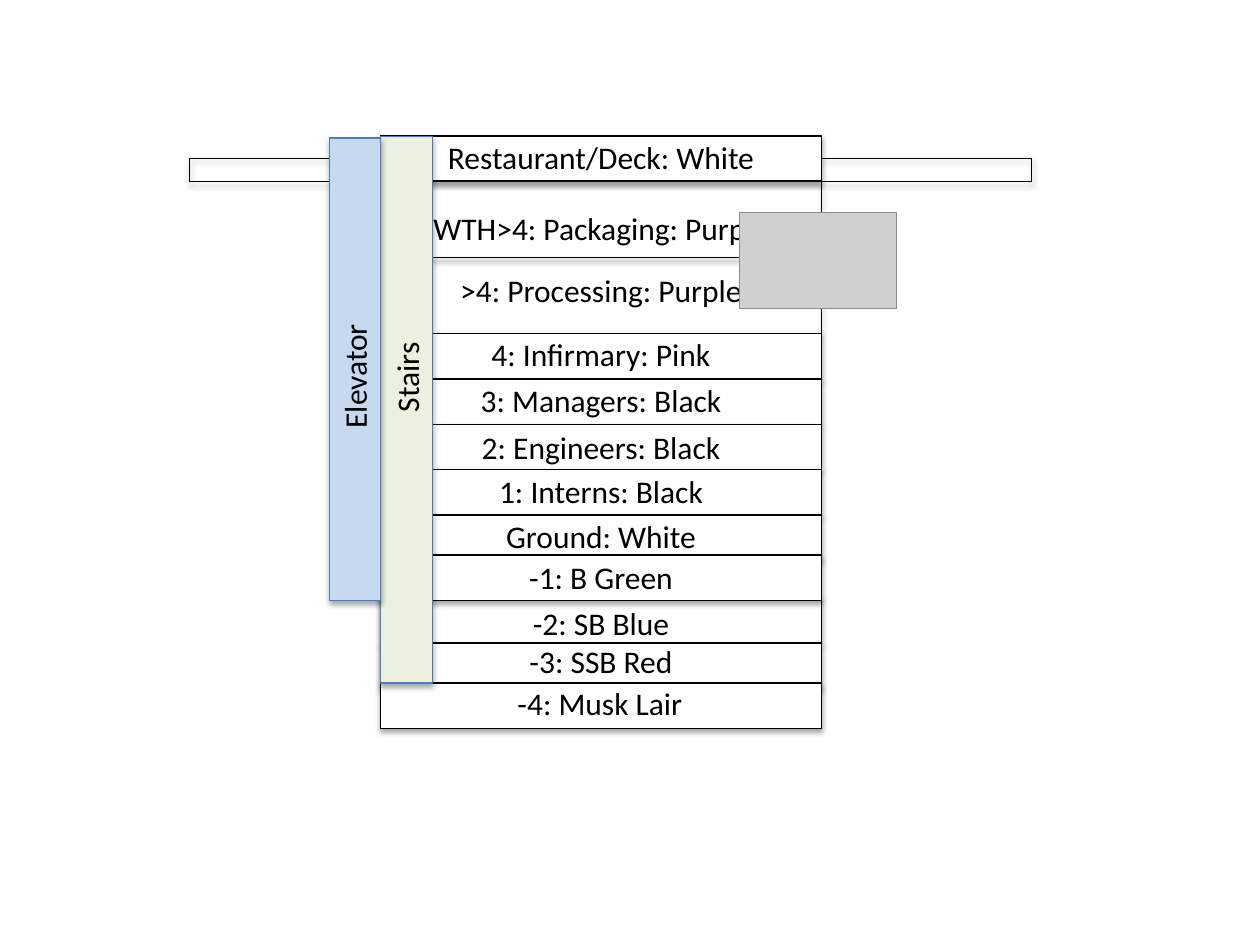
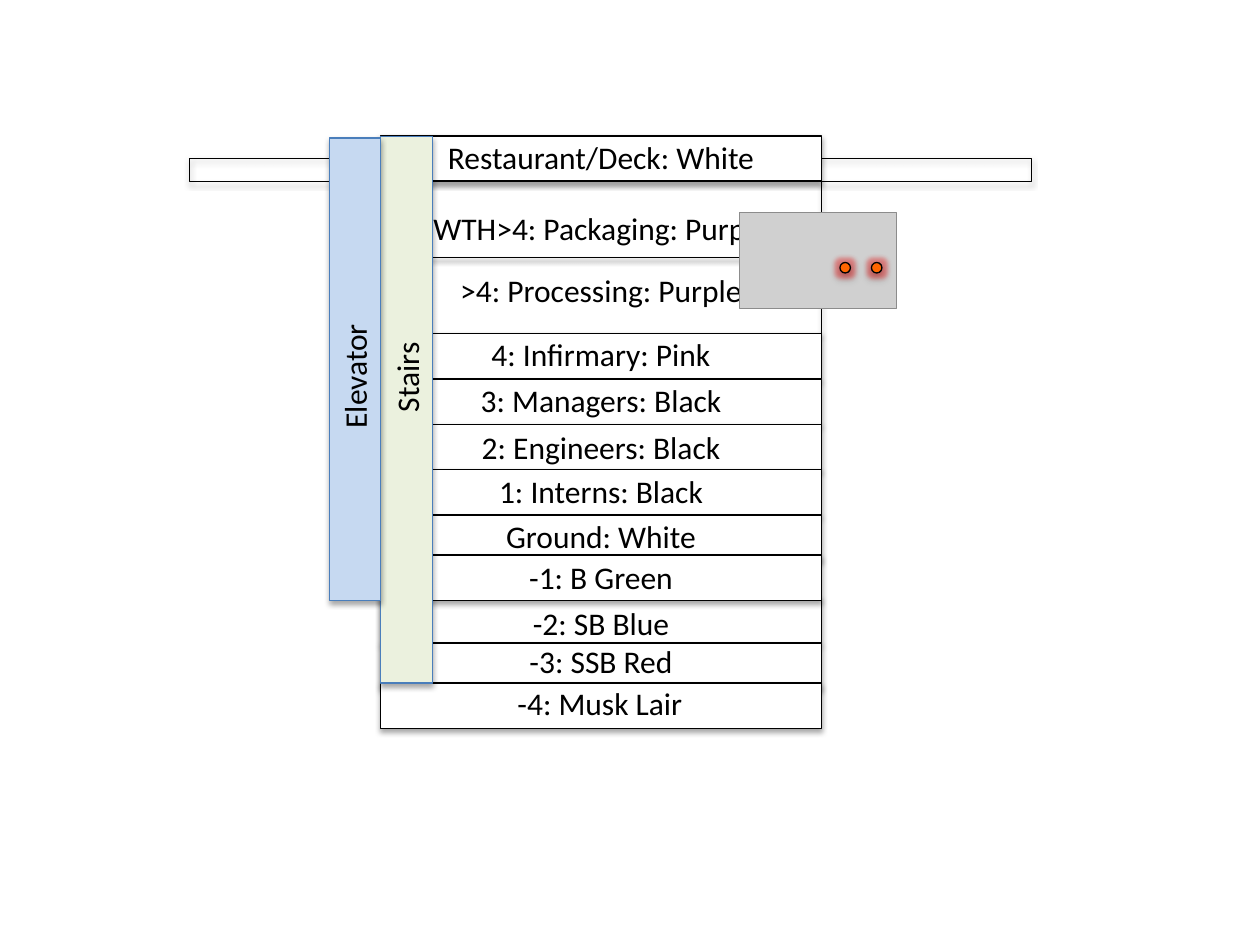
Before and after one commit to sussman/pogoman-go, a slide deck: slide 6 of diagrams.pptx (slide 2 before the commit). Drawn at 1260x945 pixels with LibreOffice and Linux fonts; fonts in the diff are those of the drawing; grey boxes stand for pictures. Boxes give left, top, right and bottom in pixels: in the first picture for what was removed or moved away, otherwise in the second. Text is boxed around its words. In the diff, an @@ line names an element or a change of style, - is before the commit and + after.

```diff
--- a/diagrams.pptx
+++ b/diagrams.pptx
@@ ellipse added at [840, 262, 850, 272], fill #FF6600, outline #000000 0.75 pt @@
@@ ellipse added at [872, 262, 882, 272], fill #FF6600, outline #000000 0.75 pt @@
```
Also in this commit, not shown: 1 slide added, 3 other files.
